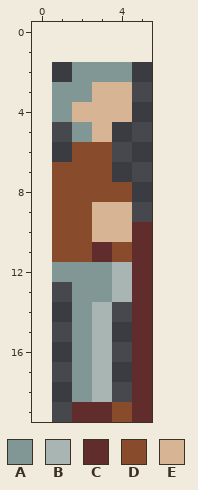
File history of a pixel-art file, PhotographersHike/Assets/Art/Interactables/OldMan.aseprite. The picture above is the old version.
5x18 pixels, 1 frame. The old version is drawn lined up with the new one, on the new canvas.
Palette (. is transparent): A #819796  B #a8b5b2  C #602c2c  D #884b2b  E #d7b594
Pixels before, first column x 1:
 2 .AAA.
 3 AAEE.
 4 AEEE.
 5 .AE..
 6 .DD..
 7 DDD..
 8 DDDD.
 9 DDEE.
10 DDEEC
11 DDCDC
12 AAABC
13 .AABC
14 .AB.C
15 .AB.C
16 .AB.C
17 .AB.C
18 .AB.C
19 .CCDC
The same view after the edit:
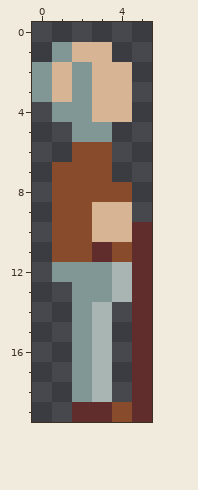
Change:
canvas 5x18 -> 6x20, the old top-left corner now at 1,2
y 1: x 1..3 ... -> AEE
y 2: x 0..1 .. -> AE; x 3..4 AA -> EE
y 3: x 0..1 .A -> AE
y 4: x 2 E -> A
y 5: x 3 E -> A
Where, in picture pixels (left, top, right, bottom), the same in both pictures:
changed: (32, 42, 132, 142)
